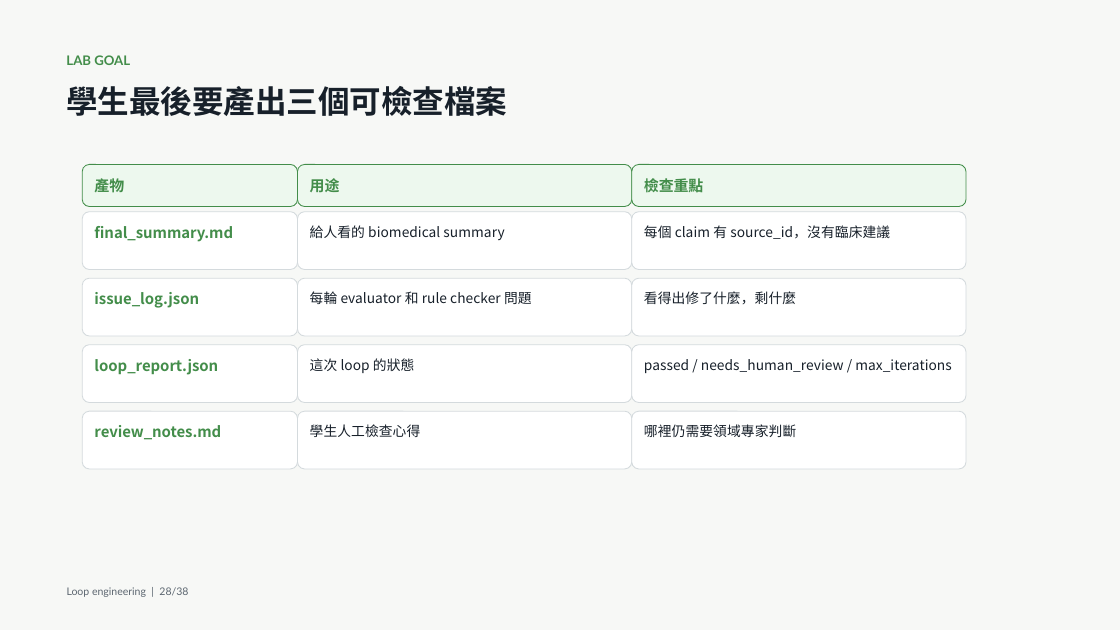
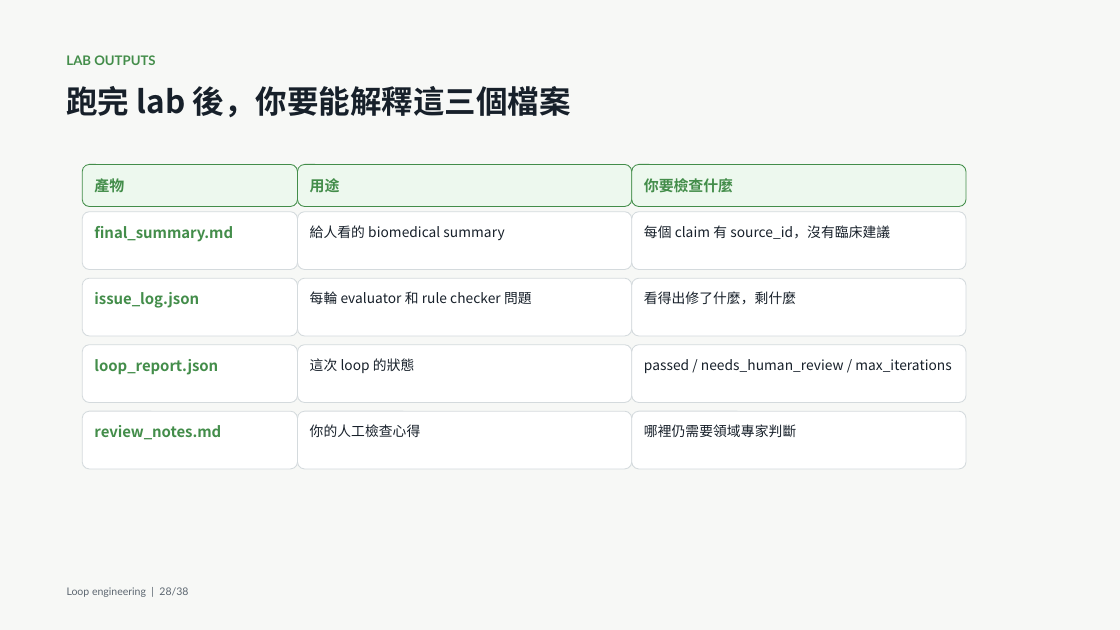
Before and after one commit to godkin1211/LLM_applications_on_BioMedicalData, a slide deck: slide 36 of slides/lesson-09-loop-engineering.pptx (slide 28 before the commit). Drawn at 1120x630 pixels with LibreOffice and Linux fonts; fonts in the diff are those of the drawing. Boxes give left, top, right and bottom in pixels: in the first picture for what was removed or moved away, otherwise in the second. Text is boxed around its words. In the diff, an @@ line names an element or a change of style, - is before the commit and + after.

```diff
--- a/slides/lesson-09-loop-engineering.pptx
+++ b/slides/lesson-09-loop-engineering.pptx
@@ text at box(66, 55, 155, 65): text changed @@
-LAB GOAL
+LAB OUTPUTS
@@ text at box(66, 86, 571, 117): text changed @@
-學生最後要產出三個可檢查檔案
+跑完 lab 後，你要能解釋這三個檔案
@@ text at box(644, 178, 733, 193): text changed @@
-檢查重點
+你要檢查什麼
@@ text at box(310, 424, 421, 437): text changed @@
-學生人工檢查心得
+你的人工檢查心得
```
Also in this commit, not shown: 24 other slides changed, 11 slides added, 3 slides removed, 4 other files.
